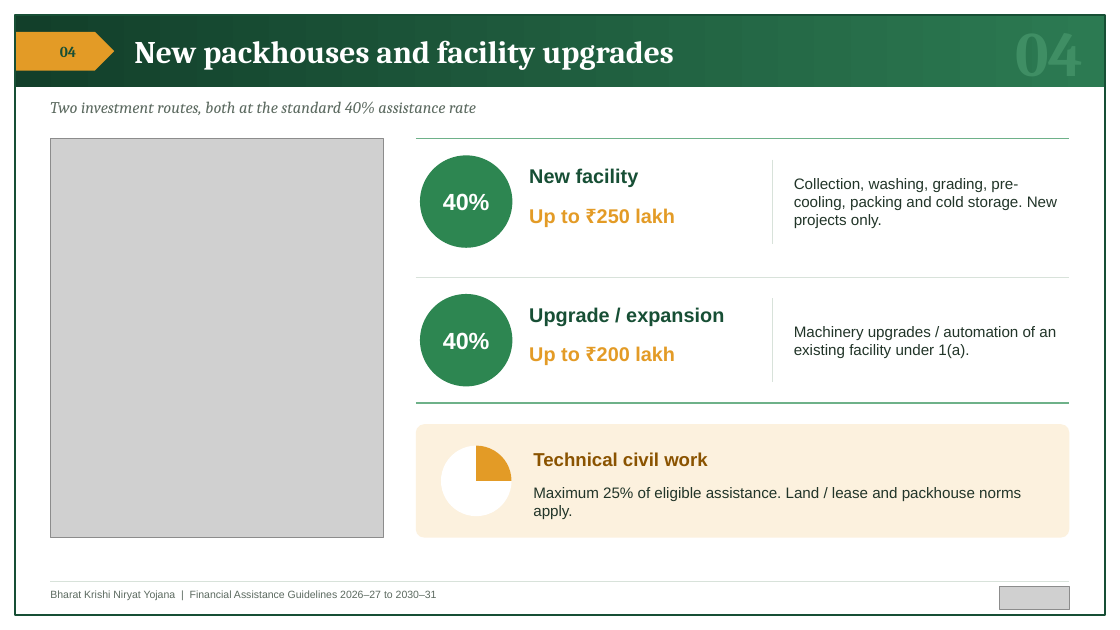
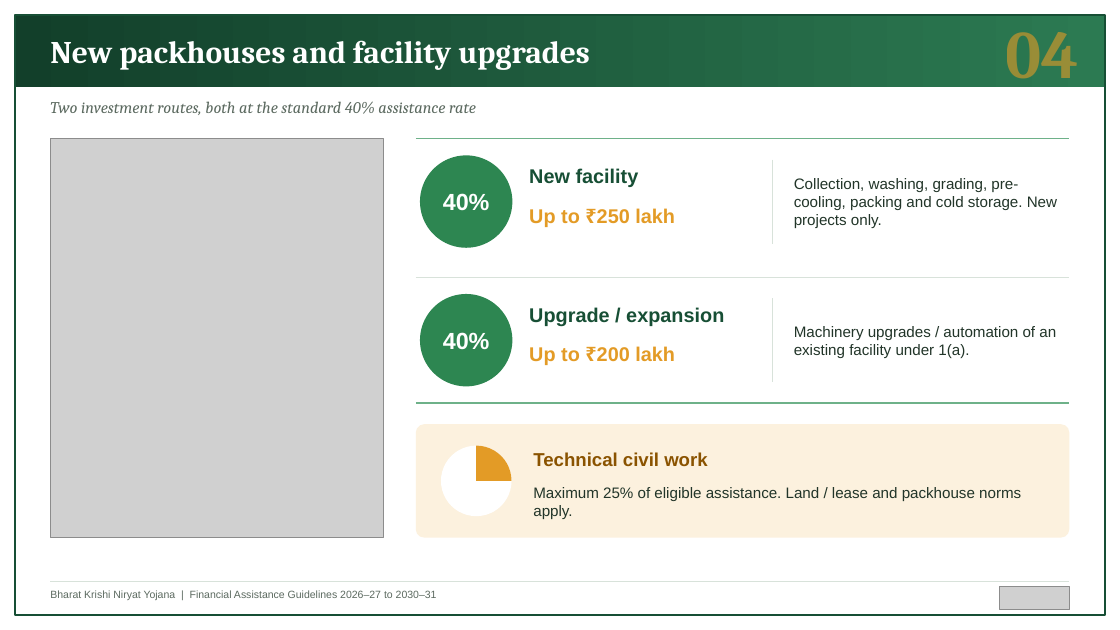
Before and after one commit to BantheFox012/FM, a slide deck: slide 4 of APEDA_BKNY_Standard_40_Percent.pptx. Drawn at 1120x630 pixels with LibreOffice and Linux fonts; fonts in the diff are those of the drawing; grey boxes stand for pictures. Boxes give left, top, right and bottom in pixels: in the first picture for what was removed or moved away, otherwise in the second. Text is boxed around its words. In the diff, an @@ line names an element or a change of style, - is before the commit and + after.

```diff
--- a/APEDA_BKNY_Standard_40_Percent.pptx
+++ b/APEDA_BKNY_Standard_40_Percent.pptx
@@ text "New packhouses and facility upgrades": place and size @@
-text "New packhouses and facility upgrades" at [134, 40, 674, 70]
+text "New packhouses and facility upgrades" at [50, 40, 590, 70]
@@ text "04" at [1006, 15, 1079, 93]: size 54 to 58 pt, text colour #3F8E64 to #E39B26 at 60% opacity @@
@@ pentagon arrow removed at [15, 32, 114, 71] @@
@@ text removed at [60, 46, 76, 57] @@
-04
```
Also in this commit, not shown: 11 other slides changed.
